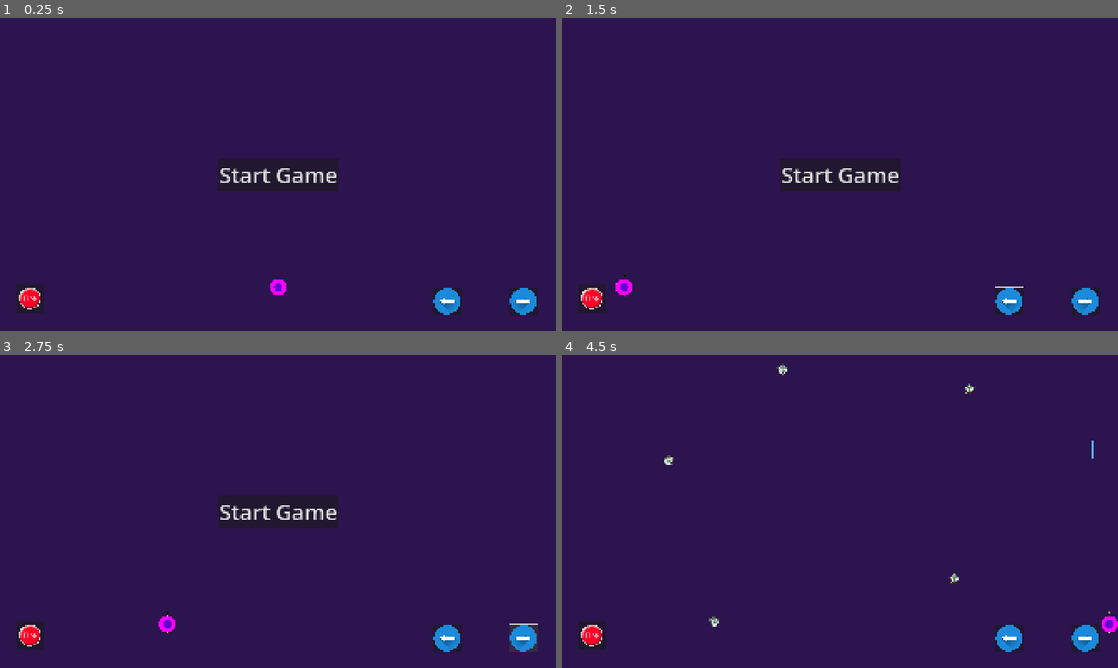
Above: before the commit, frames 1-4 (two rows, left to right).
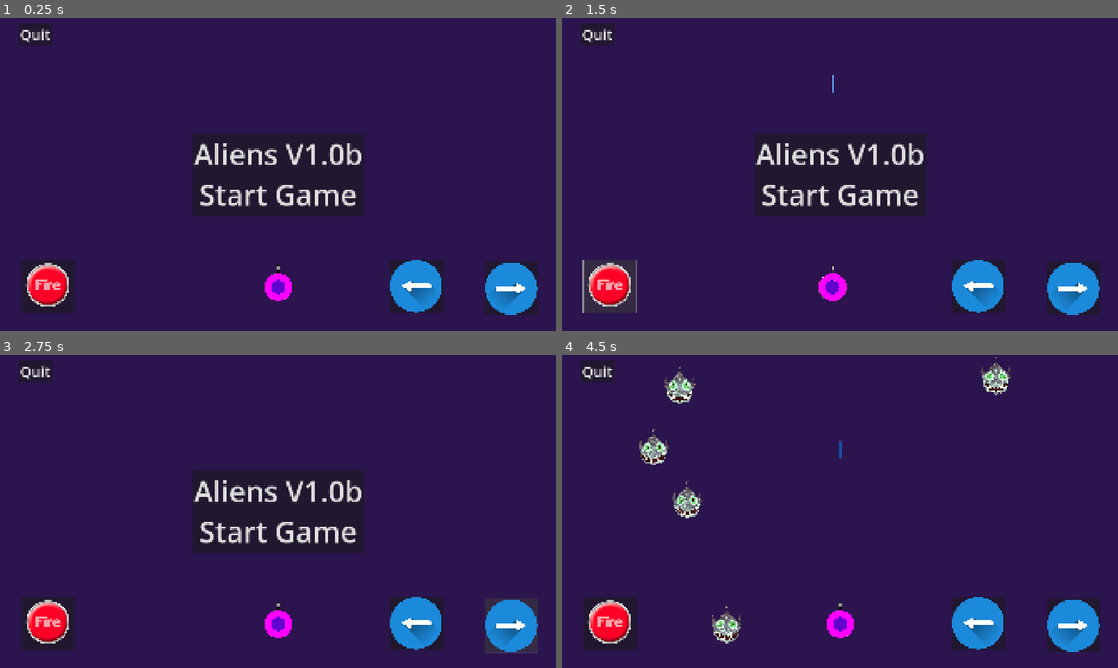
Above: after the commit, the same moments.

Repository: LynnWilsonArt/aliens
Game: Godot game, scene res://main/main.tscn
Same seed, same stepped clock (60 frames per second), same inputs: the game is played once before the commit and once after it.
Inputs (mouse positions are in pixels of both pictures, inside the frame that each line leads up to; where the layout moved, square brackets give the same spot in the first picture):
- Up to frame 1 (0.25 s): no input
- Up to frame 2 (1.5 s): click (979, 287) [1006, 299] at 0.5 s; click (612, 287) at 1.27 s
- Up to frame 3 (2.75 s): click (511, 624) [522, 636] at 2 s
- Up to frame 4 (4.5 s): click (589, 636) at 2.77 s; click "Start Game" (after the commit: "Aliens V1.0b Start Game") at 3.5 s; hold Right (right) from 4.28 s (still down); hold Space (shoot) from 4.28 s (still down)

The runs differ from the first frame. In frame 1, 12% of the frame differs, in the area x 3-97%, y 1-95%; in frame 2, 12%; in frame 3, 12%; in frame 4, 7.7%.

Commit message:
Fixed HUD buttons
next add sounds and end of game screen

Diff:
--- a/main/main.gd
+++ b/main/main.gd
@@ -60,8 +60,3 @@
 	number_enemies = Global.number_enemies
 	current_level = 1
 	spawn_enemies()
-
-
-func _on_ui_fire_button_pressed() -> void:
-	print("fire")
-	show()
--- a/main/main.tscn
+++ b/main/main.tscn
@@ -1,11 +1,10 @@
-[gd_scene load_steps=7 format=3 uid="uid://bd1aml5odct3r"]
+[gd_scene load_steps=6 format=3 uid="uid://bd1aml5odct3r"]
 
 [ext_resource type="Script" uid="uid://dca4wlqon1uad" path="res://main/main.gd" id="1_2dg70"]
 [ext_resource type="PackedScene" uid="uid://b0o6vv18wbqbu" path="res://scenes/player/player.tscn" id="3_1a7os"]
 [ext_resource type="PackedScene" uid="uid://c4ijn8nywwqp" path="res://scenes/walls/walls.tscn" id="3_nqko8"]
 [ext_resource type="PackedScene" uid="uid://dfgdl4tg41a5l" path="res://scenes/laser/laser.tscn" id="4_7v8bt"]
 [ext_resource type="PackedScene" uid="uid://dd5lma1ou8ytr" path="res://autoload/global.tscn" id="6_83tlt"]
-[ext_resource type="PackedScene" uid="uid://dqj82fssvs5nb" path="res://scenes/hud/hud.tscn" id="6_kfbq2"]
 
 [node name="Main" type="Node2D" groups=["enemies"]]
 script = ExtResource("1_2dg70")
@@ -27,8 +26,6 @@
 grow_vertical = 2
 size_flags_horizontal = 0
 
-[node name="HUD" parent="VBoxContainer" instance=ExtResource("6_kfbq2")]
-
 [node name="Laser" parent="VBoxContainer" instance=ExtResource("4_7v8bt")]
 position = Vector2(0, 2)
 
@@ -41,8 +38,5 @@
 
 [node name="Global" parent="." instance=ExtResource("6_83tlt")]
 
-[connection signal="fire_laser" from="VBoxContainer/HUD" to="VBoxContainer/PLayer" method="_on_hud_fire_laser"]
-[connection signal="move_left" from="VBoxContainer/HUD" to="VBoxContainer/PLayer" method="_on_hud_move_left"]
-[connection signal="move_right" from="VBoxContainer/HUD" to="VBoxContainer/PLayer" method="_on_hud_move_right"]
-[connection signal="start_game" from="VBoxContainer/HUD" to="." method="_on_start_button_pressed"]
+[connection signal="start_game" from="VBoxContainer/PLayer" to="." method="_on_start_button_pressed"]
 [connection signal="enemy_died" from="Global" to="." method="on_enemy_died"]
--- a/scenes/enemy/enemy.tscn
+++ b/scenes/enemy/enemy.tscn
@@ -4,14 +4,14 @@
 [ext_resource type="Script" uid="uid://by2smh6i5d5b8" path="res://scenes/enemy/enemy.gd" id="1_oncpb"]
 
 [sub_resource type="CircleShape2D" id="CircleShape2D_hggmu"]
-radius = 14.7648
+radius = 46.0652
 
 [node name="Enemy" type="RigidBody2D" groups=["enemies"]]
 script = ExtResource("1_oncpb")
 
 [node name="Sprite2D" type="Sprite2D" parent="."]
 position = Vector2(0, -1)
-scale = Vector2(0.05, 0.05)
+scale = Vector2(0.15, 0.15)
 texture = ExtResource("1_0x1ka")
 
 [node name="CollisionShape2D" type="CollisionShape2D" parent="."]
--- a/scenes/hud/hud.gd
+++ /dev/null
@@ -1,20 +0,0 @@
-extends CanvasLayer
-signal start_game
-signal move_right
-signal move_left
-signal fire_laser
-
-func _on_start_button_pressed():
-	$StartButton.hide()
-	start_game.emit()
-
-
-func _on_fire_laser_pressed() -> void:
-	fire_laser.emit()
-
-
-func _on_move_left_button_pressed() -> void:
-	move_left.emit()
-
-func _on_move_right_button_pressed() -> void:
-	move_right.emit()
--- a/scenes/hud/hud.tscn
+++ /dev/null
@@ -1,60 +0,0 @@
-[gd_scene load_steps=5 format=3 uid="uid://dqj82fssvs5nb"]
-
-[ext_resource type="Script" uid="uid://g3th101thvxv" path="res://scenes/hud/hud.gd" id="1_48c2t"]
-[ext_resource type="Texture2D" uid="uid://cnhr3q3qc0h2i" path="res://graphics/hud/left_arrow.png" id="2_c45xl"]
-[ext_resource type="Texture2D" uid="uid://rukj614b5jax" path="res://graphics/hud/right_arrow.png" id="3_0bx4p"]
-[ext_resource type="Texture2D" uid="uid://cccxss1gq5j18" path="res://graphics/hud/fire_button.png" id="4_0bx4p"]
-
-[node name="HUD" type="CanvasLayer"]
-script = ExtResource("1_48c2t")
-metadata/_edit_group_ = true
-
-[node name="StartButton" type="Button" parent="."]
-anchors_preset = 8
-anchor_left = 0.5
-anchor_top = 0.5
-anchor_right = 0.5
-anchor_bottom = 0.5
-offset_left = -48.0
-offset_top = -15.5
-offset_right = 48.0
-offset_bottom = 15.5
-grow_horizontal = 2
-grow_vertical = 2
-size_flags_horizontal = 4
-size_flags_vertical = 4
-theme_override_font_sizes/font_size = 75
-text = "Start Game"
-
-[node name="MoveLeftButton" type="Button" parent="."]
-anchors_preset = -1
-offset_left = 1496.0
-offset_top = 928.0
-offset_right = 1880.0
-offset_bottom = 1312.0
-scale = Vector2(0.25, 0.25)
-icon = ExtResource("2_c45xl")
-
-[node name="MoveRightButton" type="Button" parent="."]
-anchors_preset = -1
-offset_left = 1760.0
-offset_top = 928.0
-offset_right = 2144.0
-offset_bottom = 1312.0
-scale = Vector2(0.25, 0.25)
-icon = ExtResource("3_0bx4p")
-
-[node name="FireLaser" type="Button" parent="."]
-anchors_preset = -1
-offset_left = 56.0
-offset_top = 920.0
-offset_right = 440.0
-offset_bottom = 1304.0
-scale = Vector2(0.25, 0.25)
-size_flags_horizontal = 0
-icon = ExtResource("4_0bx4p")
-
-[connection signal="pressed" from="StartButton" to="." method="_on_start_button_pressed"]
-[connection signal="pressed" from="MoveLeftButton" to="." method="_on_move_left_button_pressed"]
-[connection signal="pressed" from="MoveRightButton" to="." method="_on_move_right_button_pressed"]
-[connection signal="pressed" from="FireLaser" to="." method="_on_fire_laser_pressed"]
--- a/scenes/player/player.gd
+++ b/scenes/player/player.gd
@@ -4,6 +4,7 @@
 @export var laser_scene : PackedScene = preload("res://scenes/laser/laser.tscn")
 var can_shoot = true
 var direction = Vector2.ZERO
+signal start_game
 
 # Get viewport size
 @onready var screensize = get_viewport_rect().size
@@ -62,13 +63,30 @@
 	shoot()
 
 
-func _on_hud_move_left() -> void:
+# send start signal to main for game start
+func _on_start_button_pressed() -> void:
+	$HUD/StartButton.hide()
+	start_game.emit()
+
+
+func _on_move_left_button_button_down() -> void:
 	direction = Vector2(-1.0,0.0)
 
 
-func _on_hud_move_right() -> void:
+func _on_move_left_button_button_up() -> void:
+	direction = Vector2(0.0,0.0)
+
+
+
+func _on_move_right_button_button_down() -> void:
 	direction = Vector2(1.0,0.0)
 
 
-func _on_ui_fire_button_pressed() -> void:
-	shoot()
+
+func _on_move_right_button_button_up() -> void:
+	direction = Vector2(0.0,0.0)
+
+
+func _on_button_quit_pressed() -> void:
+	# sends out notification that app is going to quit
+	get_tree().quit()
--- a/scenes/player/player.tscn
+++ b/scenes/player/player.tscn
@@ -1,15 +1,18 @@
-[gd_scene load_steps=6 format=3 uid="uid://b0o6vv18wbqbu"]
+[gd_scene load_steps=9 format=3 uid="uid://b0o6vv18wbqbu"]
 
 [ext_resource type="Texture2D" uid="uid://vcnco5hjldw" path="res://graphics/weapons/laser.png" id="1_db8ot"]
 [ext_resource type="Script" uid="uid://duhdnr0mqh2k8" path="res://scenes/player/player.gd" id="1_yyhsj"]
 [ext_resource type="Texture2D" uid="uid://bs1risw6ximpb" path="res://graphics/enemy/purple.png" id="2_fc5v7"]
 [ext_resource type="Texture2D" uid="uid://cq4bda8m16cgo" path="res://graphics/enemy/blue.png" id="3_rqs8m"]
+[ext_resource type="Texture2D" uid="uid://cccxss1gq5j18" path="res://graphics/hud/fire_button.png" id="5_p47bc"]
+[ext_resource type="Texture2D" uid="uid://cnhr3q3qc0h2i" path="res://graphics/hud/left_arrow.png" id="6_0owmy"]
+[ext_resource type="Texture2D" uid="uid://rukj614b5jax" path="res://graphics/hud/right_arrow.png" id="7_qek5x"]
 
 [sub_resource type="CircleShape2D" id="CircleShape2D_djo6n"]
 radius = 24.3311
 
 [node name="PLayer" type="Area2D"]
-scale = Vector2(1.2, 1.2)
+scale = Vector2(2, 2)
 script = ExtResource("1_yyhsj")
 
 [node name="Gun" type="Sprite2D" parent="."]
@@ -35,4 +38,80 @@
 
 [node name="Timer" type="Timer" parent="."]
 
+[node name="HUD" type="CanvasLayer" parent="."]
+
+[node name="StartButton" type="Button" parent="HUD"]
+anchors_preset = 8
+anchor_left = 0.5
+anchor_top = 0.5
+anchor_right = 0.5
+anchor_bottom = 0.5
+offset_left = -276.5
+offset_top = -72.5
+offset_right = 276.5
+offset_bottom = 72.5
+grow_horizontal = 2
+grow_vertical = 2
+theme_override_font_sizes/font_size = 100
+text = "Aliens V1.0b
+Start Game"
+
+[node name="FireButton" type="Button" parent="HUD"]
+anchors_preset = 2
+anchor_top = 1.0
+anchor_bottom = 1.0
+offset_left = 72.0
+offset_top = -248.0
+offset_right = 440.0
+offset_bottom = 120.0
+grow_vertical = 0
+scale = Vector2(0.5, 0.5)
+icon = ExtResource("5_p47bc")
+
+[node name="MoveLeftButton" type="Button" parent="HUD"]
+anchors_preset = 3
+anchor_left = 1.0
+anchor_top = 1.0
+anchor_right = 1.0
+anchor_bottom = 1.0
+offset_left = -576.0
+offset_top = -248.0
+offset_right = -208.0
+offset_bottom = 120.0
+grow_horizontal = 0
+grow_vertical = 0
+scale = Vector2(0.5, 0.5)
+icon = ExtResource("6_0owmy")
+
+[node name="MoveRightButton" type="Button" parent="HUD"]
+anchors_preset = 3
+anchor_left = 1.0
+anchor_top = 1.0
+anchor_right = 1.0
+anchor_bottom = 1.0
+offset_left = -248.0
+offset_top = -240.0
+offset_right = 120.0
+offset_bottom = 128.0
+grow_horizontal = 0
+grow_vertical = 0
+scale = Vector2(0.5, 0.5)
+icon = ExtResource("7_qek5x")
+
+[node name="ButtonQuit" type="Button" parent="HUD"]
+offset_left = 64.0
+offset_top = 16.0
+offset_right = 177.0
+offset_bottom = 93.0
+theme_override_font_sizes/font_size = 50
+text = "Quit"
+
 [connection signal="timeout" from="Timer" to="." method="_on_timer_timeout"]
+[connection signal="pressed" from="HUD/StartButton" to="." method="_on_start_button_pressed"]
+[connection signal="button_down" from="HUD/FireButton" to="." method="_on_hud_fire_laser"]
+[connection signal="button_up" from="HUD/FireButton" to="." method="_on_hud_fire_laser"]
+[connection signal="button_down" from="HUD/MoveLeftButton" to="." method="_on_move_left_button_button_down"]
+[connection signal="button_up" from="HUD/MoveLeftButton" to="." method="_on_move_left_button_button_up"]
+[connection signal="button_down" from="HUD/MoveRightButton" to="." method="_on_move_right_button_button_down"]
+[connection signal="button_up" from="HUD/MoveRightButton" to="." method="_on_move_right_button_button_up"]
+[connection signal="pressed" from="HUD/ButtonQuit" to="." method="_on_button_quit_pressed"]
Not shown, removed: scenes/hud/hud.gd.uid
Not shown, added: videos/aliensV1.mp4
Not shown, added: videos/clips/2025-05-28 21-02-19.mkv
Not shown, changed: videos/demo-1.mp4
